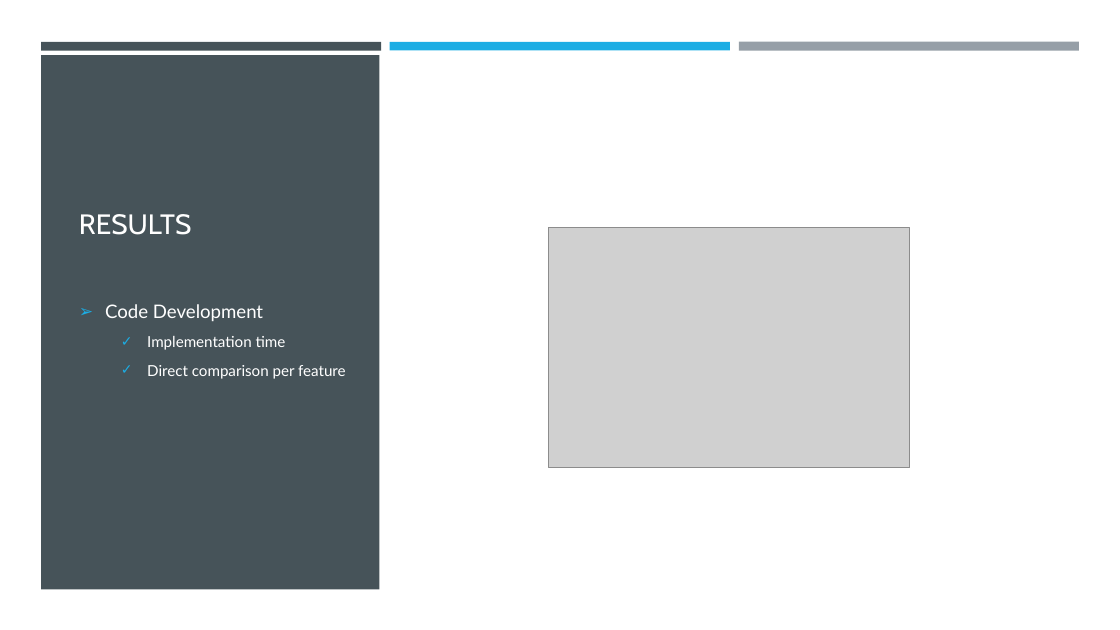
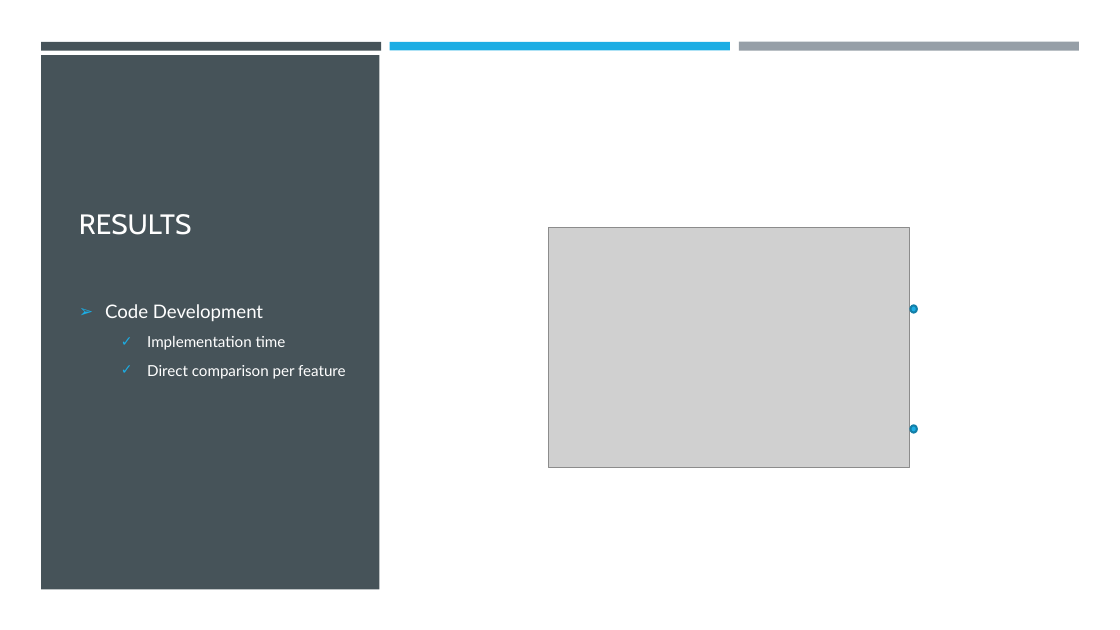
Before and after one commit to wurmmi/fm-radio, a slide deck: slide 14 of doc/presentation/presentation.pptx. Drawn at 1120x630 pixels with LibreOffice and Linux fonts; fonts in the diff are those of the drawing; grey boxes stand for pictures. Boxes give left, top, right and bottom in pixels: in the first picture for what was removed or moved away, otherwise in the second. Text is boxed around its words. In the diff, an @@ line names an element or a change of style, - is before the commit and + after.

```diff
--- a/doc/presentation/presentation.pptx
+++ b/doc/presentation/presentation.pptx
@@ ellipse added at bbox=[911, 306, 918, 313], fill #1CADE4, outline #1580A9 1.75 pt @@
@@ ellipse added at bbox=[911, 425, 918, 433], fill #1CADE4, outline #1580A9 1.75 pt @@
```
Also in this commit, not shown: 7 other slides changed.
